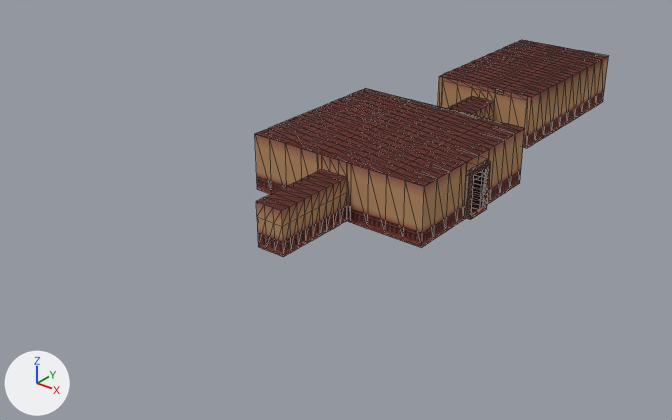
The OBJ model Art Assets/Models/House_entrance.obj: old version first, new version second.
Both versions are drawn from a camera (50 mm lens) standing at (16.6, -23.4, 12.6) and looking at (-0.2, -2.3, -0.5). The axes (+X, +Y, +Z) are drawn at lower left. The lights are the same throughout. Mesh edges are drawn as thin lines. Where no turn or scale is listed for an object, it has been applied to the vertices.
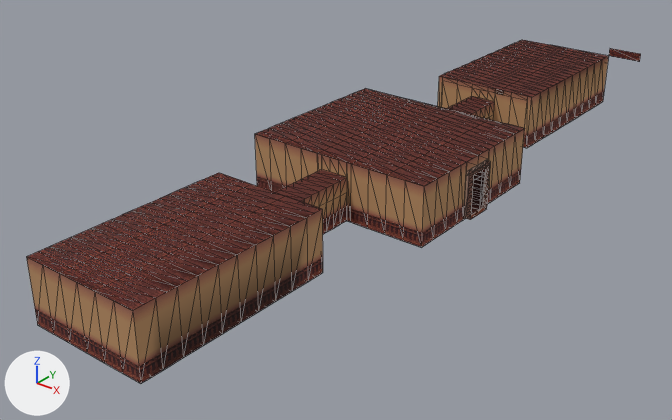
Changed parts and their boxes [x1, y1, x2, y2] in the pictures (672 x 420 px):
'Default', reshaped (74% wider, 58% taller): before [255, 40, 609, 257]; after [26, 40, 641, 384]
part 1 of me_default, built on: before [256, 201, 283, 257]; after [26, 48, 641, 384]

Edits to the bpy script that builds the scene:
```text
Change me_default:
    used by ob_default; location = (0.0, 0.0, 0.0)
    remove me_default.from_pydata(...)  # 777 vertices, 1212 faces; spans x -2.7..4.0, y -6.4..11.5, z 0.0..1.9
    add me_default.from_pydata(...)  # 973 vertices, 1526 faces; spans x -2.7..4.0, y -12.8..11.5, z 0.0..2.2
    me_default part 1
    3 vertices are removed from x 0.5..0.8, y -6.4, z 0.0..1.0
    12 faces are deleted
    1 vertex moves from x 0.5, y -6.4, z 0.0 to x -0.5, y -6.4, z 0.0
    56 vertices are added at x -1.3..3.8, y -12.8..11.5, z 0.0..2.2
    5 new vertices lie (0.6, 0.0, 0.0) away from vertices in x 0.8..1.8, y -6.4, z 0.0..1.9
    43 new vertices lie (1.3, 0.0, 0.0) away from vertices in x -1.3..1.3, y -12.8..11.5, z 0.0..1.9
    42 new vertices lie (1.3, 0.0, 0.0) away from vertices in x 0.0, y -12.8..-6.4, z 0.0..1.9
    42 new vertices lie (1.3, 0.0, 0.0) away from vertices in x 1.3, y -12.8..-6.4, z 0.0..1.9
    6 new vertices lie (-0.7, 0.0, 0.0) away from vertices in x 0.2..2.6, y -12.8..-6.4, z 0.0..1.9
    5 new vertices lie (-0.6, 0.0, 0.0) away from vertices in x -0.5..0.5, y -12.8..-6.4, z 0.0..1.9
    326 new faces join them
```
